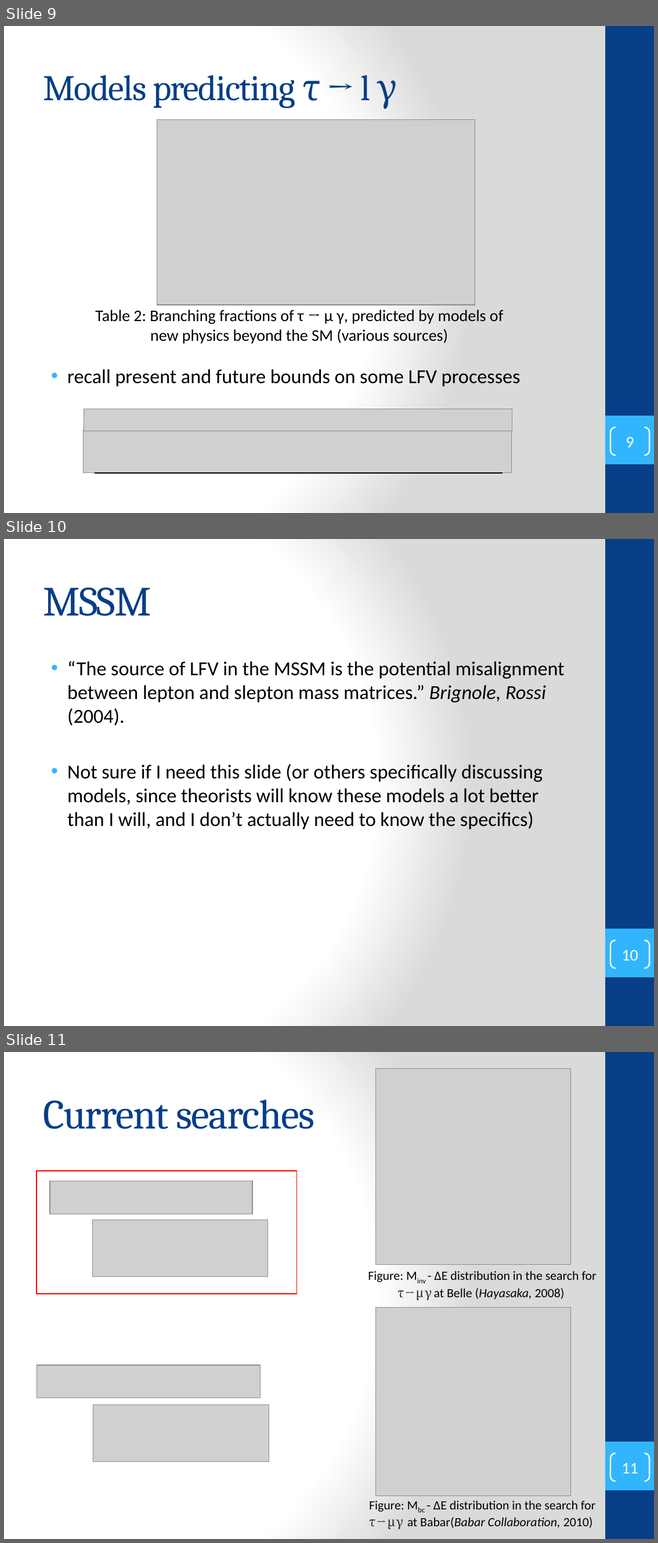
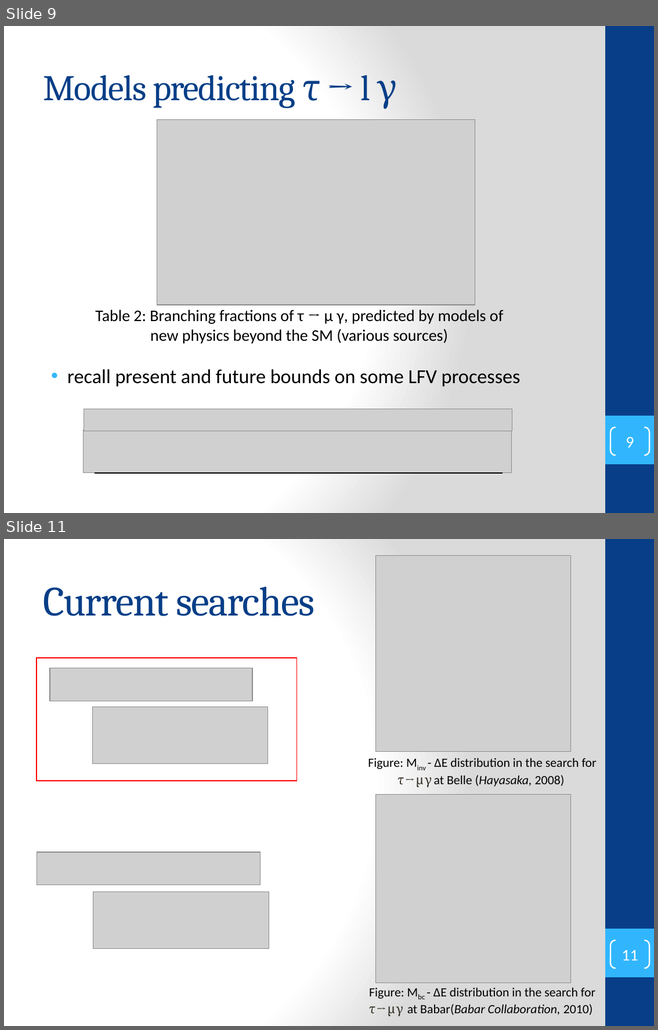
Before and after one commit to secret-agent-drone/lit-review, a slide deck: LiteratureReview_talk/lit_review_talk.pptx. Shown one above the other, each under a label of ours: slides 9, 10 and 11 before the commit, slides 9 and 11 after it; the slides between them are not shown. The pictures are 658x1543 and 658x1030 pixels, drawn with LibreOffice and Linux fonts; fonts in the diff are those of the drawing; grey boxes stand for pictures. Boxes give left, top, right and bottom in pixels: in the first picture for what was removed or moved away, otherwise in the second. Text is boxed around its words. In the diff, an @@ line names an element or a change of style, - is before the commit and + after.

```diff
--- a/LiteratureReview_talk/lit_review_talk.pptx
+++ b/LiteratureReview_talk/lit_review_talk.pptx
@@ slide 10 removed at bbox=[4, 539, 654, 1026], background gradient #FFFFFF to #DADADA; not listed: 2 template elements that a slide beside it also shows @@
@@ title removed at bbox=[43, 587, 151, 616] @@
-MSSM
@@ text removed at bbox=[67, 661, 564, 830] @@
-• “The source of LFV in the MSSM is the potential misalignment between lepton and slepton mass matrices.” Brignole, Rossi (2004).
-• Not sure if I need this slide (or others specifically discussing models, since theorists will know these models a lot better than I will, and I don’t actually need to know the specifics)
@@ page number removed at bbox=[610, 940, 649, 968] @@
-10
```
Also in this commit, not shown: 3 slides changed, 1 slide added, 19 other files.
